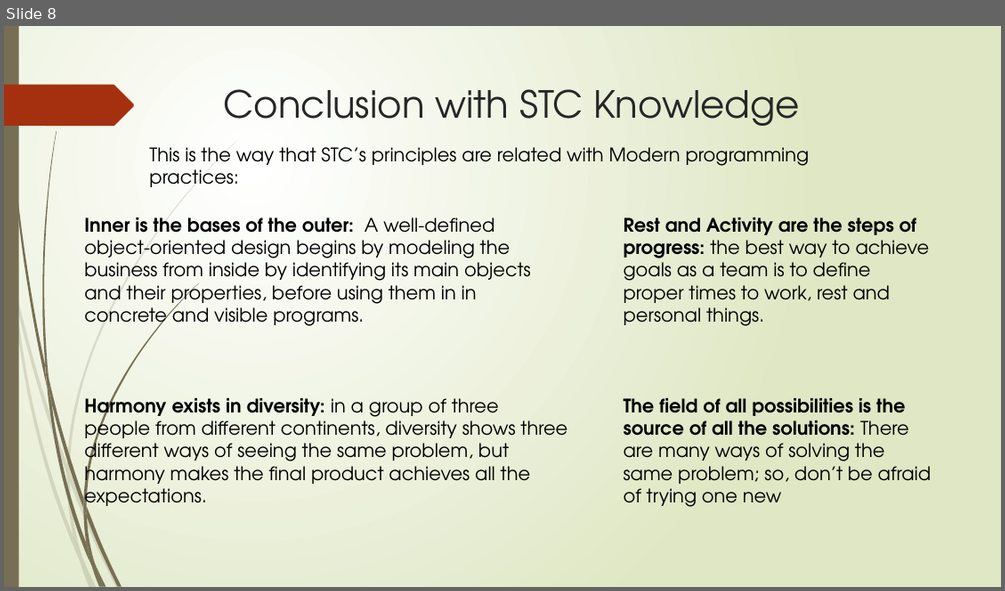
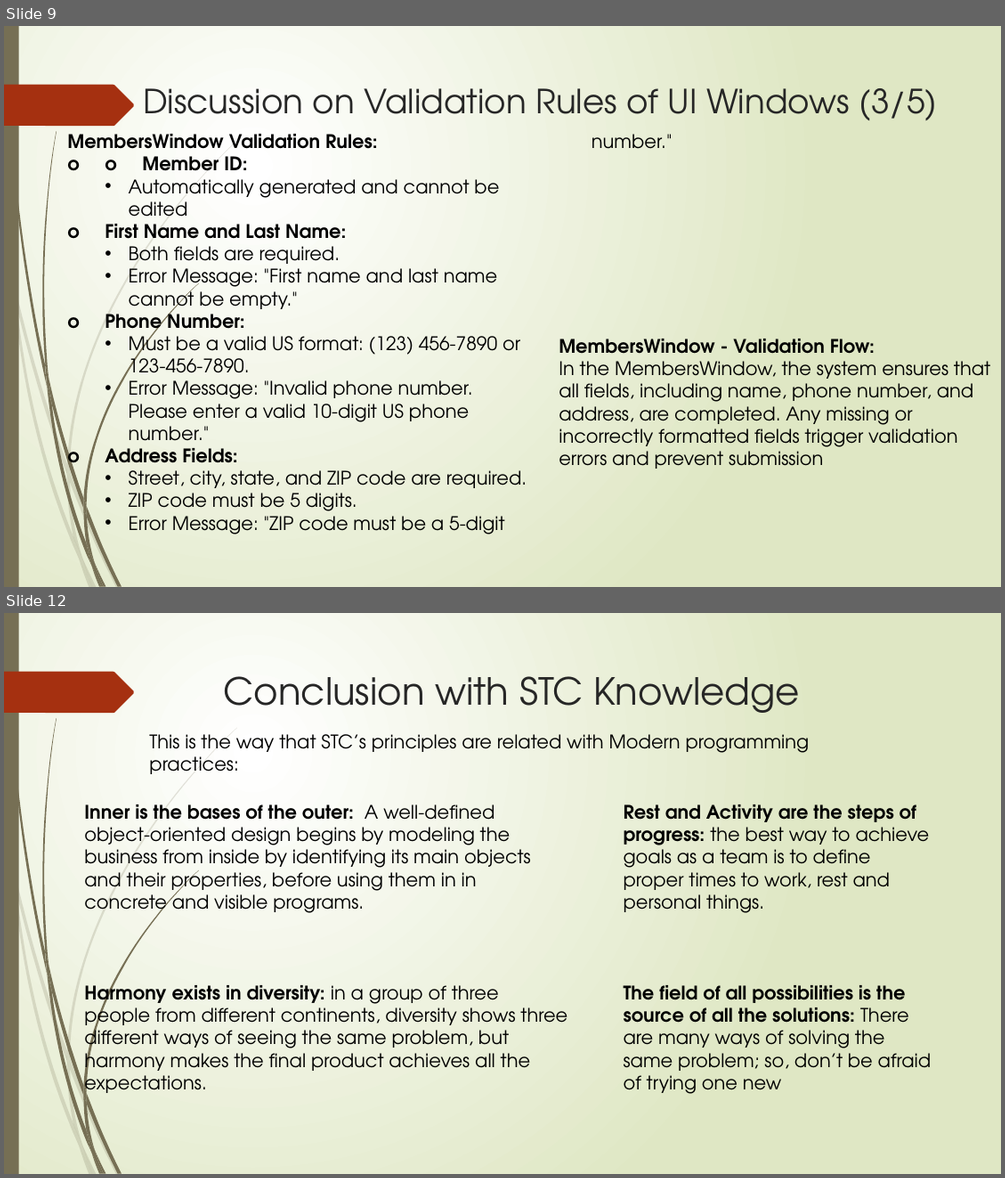
Before and after one commit to devmarwane/library-management, a slide deck: doc/Group 2 Library Management System.pptx. Shown one above the other, each under a label of ours: slide 8 before the commit, slides 9 and 12 after it; the slides between them are not shown. The pictures are 1005x591 and 1005x1178 pixels, drawn with LibreOffice and Linux fonts; fonts in the diff are those of the drawing. Boxes give left, top, right and bottom in pixels: in the first picture for what was removed or moved away, otherwise in the second. Text is boxed around its words. In the diff, an @@ line names an element or a change of style, - is before the commit and + after.

Commit message:
include validation rules

```diff
--- a/doc/Group 2 Library Management System.pptx
+++ b/doc/Group 2 Library Management System.pptx
@@ slide 9 added at (x1=4, y1=26, x2=1001, y2=587), background gradient #FFFFFF to #DFE8C4; not listed: 24 template elements that a slide beside it also shows @@
@@ title added at (x1=143, y1=88, x2=937, y2=120), 32 pt, text #262626 @@
+Discussion on Validation Rules of UI Windows (3/5)
@@ text added at (x1=67, y1=134, x2=672, y2=534), 18 pt, text #000000 @@
+MembersWindow Validation Rules:
+o o Member ID:
+  • Automatically generated and cannot be edited
+o First Name and Last Name:
+  • Both fields are required.
+  • Error Message: "First name and last name cannot be empty."
+o Phone Number:
+  • Must be a valid US format: (123) 456-7890 or 123-456-7890.
+  • Error Message: "Invalid phone number. Please enter a valid 10-digit US phone number."
+o Address Fields:
+  • Street, city, state, and ZIP code are required.
+  • ZIP code must be 5 digits.
+  • Error Message: "ZIP code must be a 5-digit number."
@@ text added at (x1=558, y1=338, x2=990, y2=468), 18 pt, text #000000 @@
+MembersWindow - Validation Flow:
+In the MembersWindow, the system ensures that all fields, including name, phone number, and address, are completed. Any missing or incorrectly formatted fields trigger validation errors and prevent submission
@@ what was slide 8 is now slide 12 @@
```
Also in this commit, not shown: 4 other slides added, 1 slide removed.
